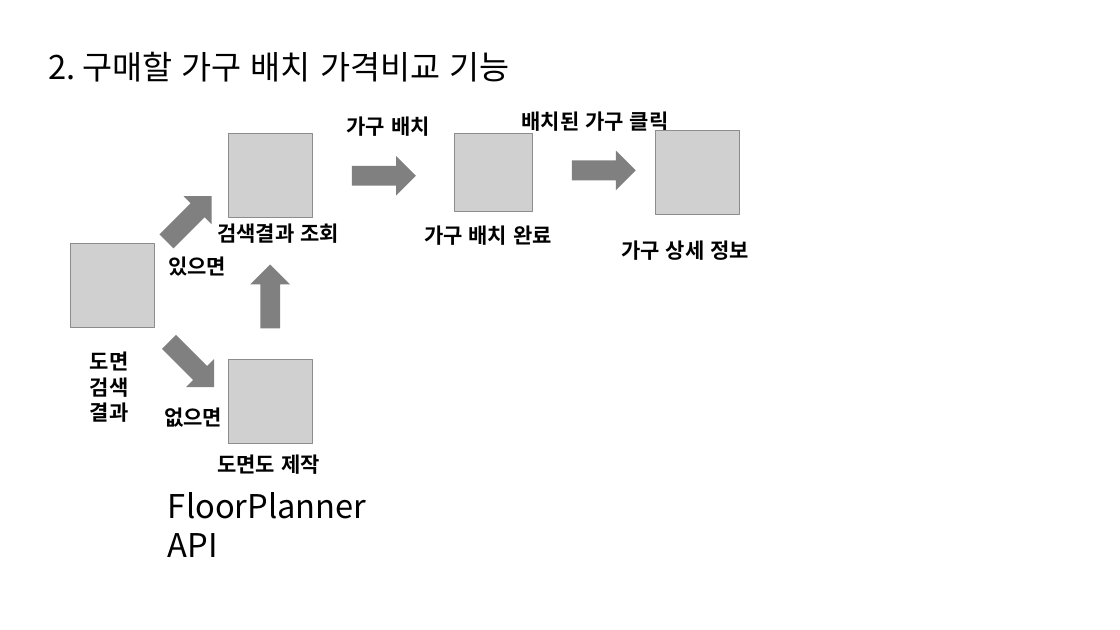
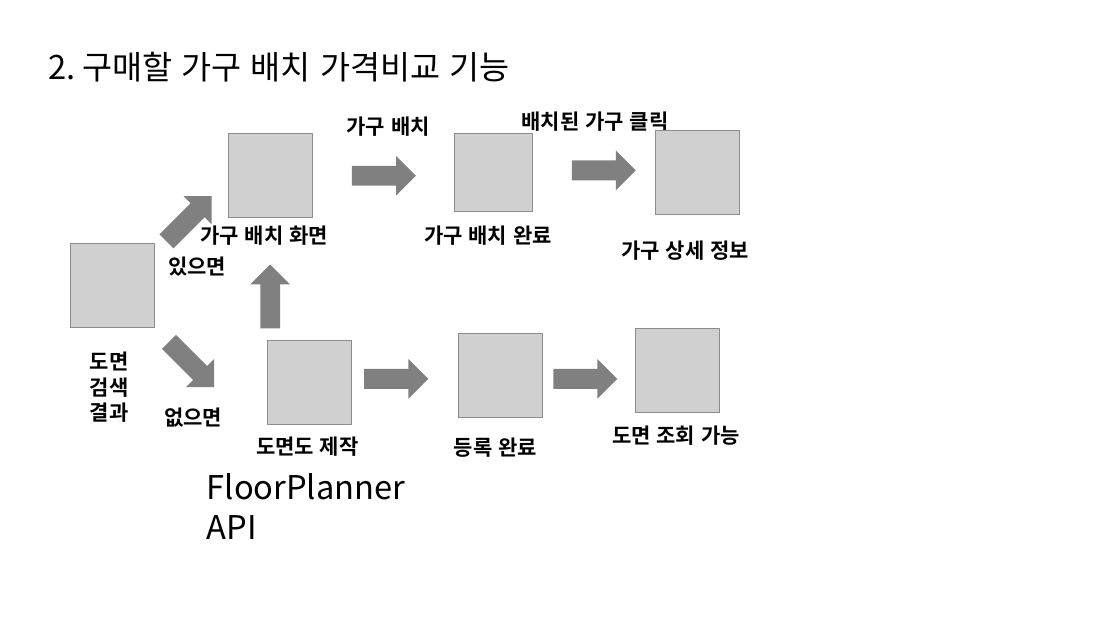
Before and after one commit to Bik00/WD3A5_Project, a slide deck: slide 2 of 기획서/image/온라인 가구몰 프로세스.pptx. Drawn at 1120x630 pixels with LibreOffice and Linux fonts; fonts in the diff are those of the drawing; grey boxes stand for pictures. Boxes give left, top, right and bottom in pixels: in the first picture for what was removed or moved away, otherwise in the second. Text is boxed around its words. In the diff, an @@ line names an element or a change of style, - is before the commit and + after.

```diff
--- a/기획서/image/온라인 가구몰 프로세스.pptx
+++ b/기획서/image/온라인 가구몰 프로세스.pptx
@@ text at (200,222,328,245): text changed @@
-검색결과 조회
+가구 배치 화면
@@ picture added at (636,329,720,413) @@
@@ right arrow added at (365,359,429,398), fill #808080 @@
@@ picture added at (459,334,543,418) @@
@@ right arrow added at (554,359,618,398), fill #808080 @@
@@ text added at (454,437,537,457), 18 pt, text #000000, bold @@
+등록 완료
@@ text added at (612,425,740,445), 18 pt, text #000000, bold @@
+도면 조회 가능
@@ 2 texts, 1 picture: place and size @@
-2 texts, 1 picture at (168,360,366,557)
+2 texts, 1 picture at (207,341,405,539)
```
Also in this commit, not shown: 1 other slide changed, 3 slides added, 12 other files.
